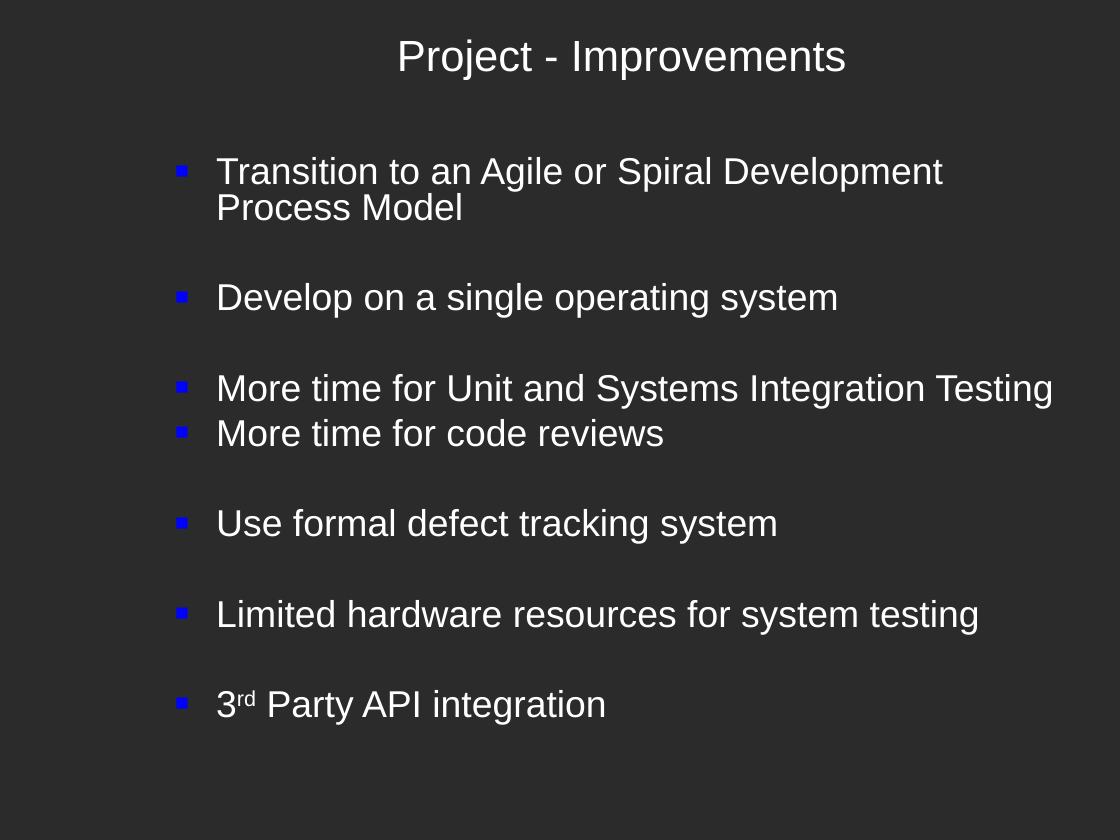
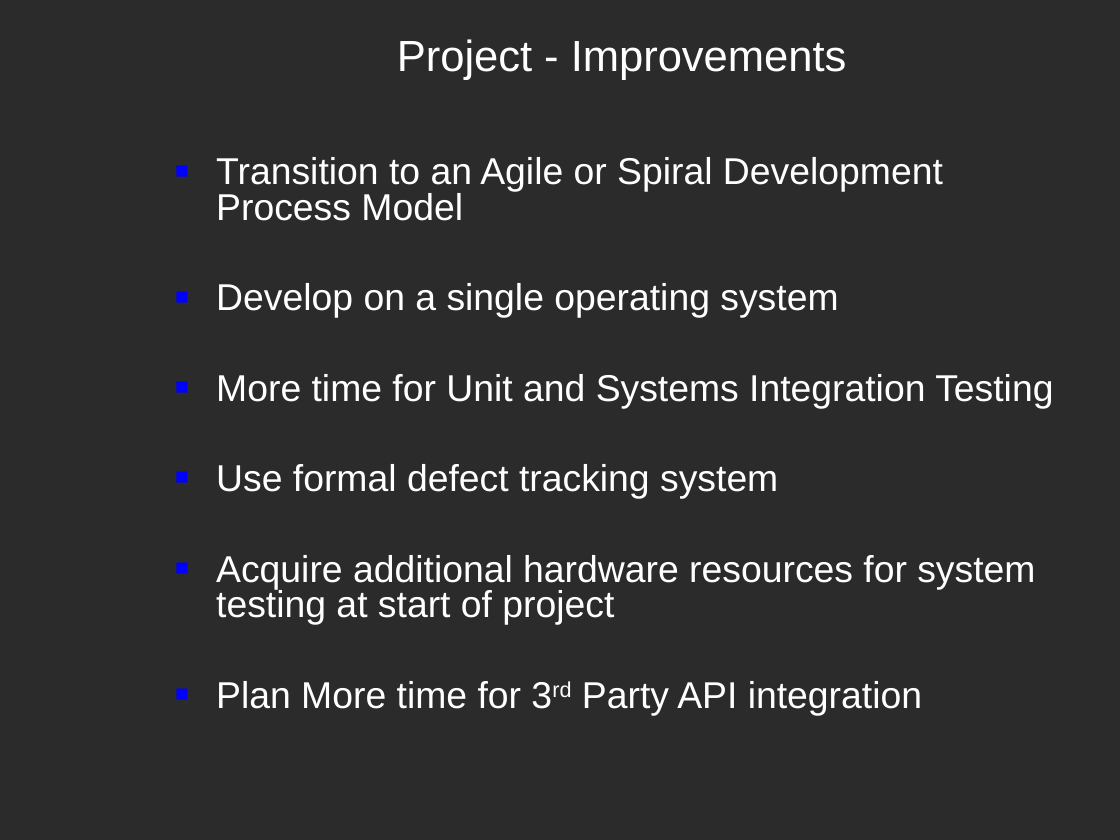
Before and after one commit to cchirag/easyx10, a slide deck: slide 29 of docs/HW/EasyX10 Project - CS673 - Fall 2008 v1.ppt (slide 30 before the commit). Drawn at 1120x840 pixels with LibreOffice and Linux fonts; fonts in the diff are those of the drawing; background and template pictures are left out; a plain dark background stands for a picture behind light text. Boxes give left, top, right and bottom in pixels: in the first picture for what was removed or moved away, otherwise in the second. Text is boxed around its words. In the diff, an @@ line names an element or a change of style, - is before the commit and + after.

Commit message:
Update after the Sunday meeting review.

```diff
--- a/docs/HW/EasyX10 Project - CS673 - Fall 2008 v1.ppt
+++ b/docs/HW/EasyX10 Project - CS673 - Fall 2008 v1.ppt
@@ text at [216, 419, 665, 447]: paragraph removed @@
-▪ More time for code reviews
@@ text at [216, 555, 1035, 715]: text changed @@
-▪ Limited hardware resources for system testing
-▪ 3rd Party API integration
+▪ Acquire additional hardware resources for system testing at start of project
+▪ Plan More time for 3rd Party API integration
```
Also in this commit, not shown: 4 other slides changed, 1 slide added.
